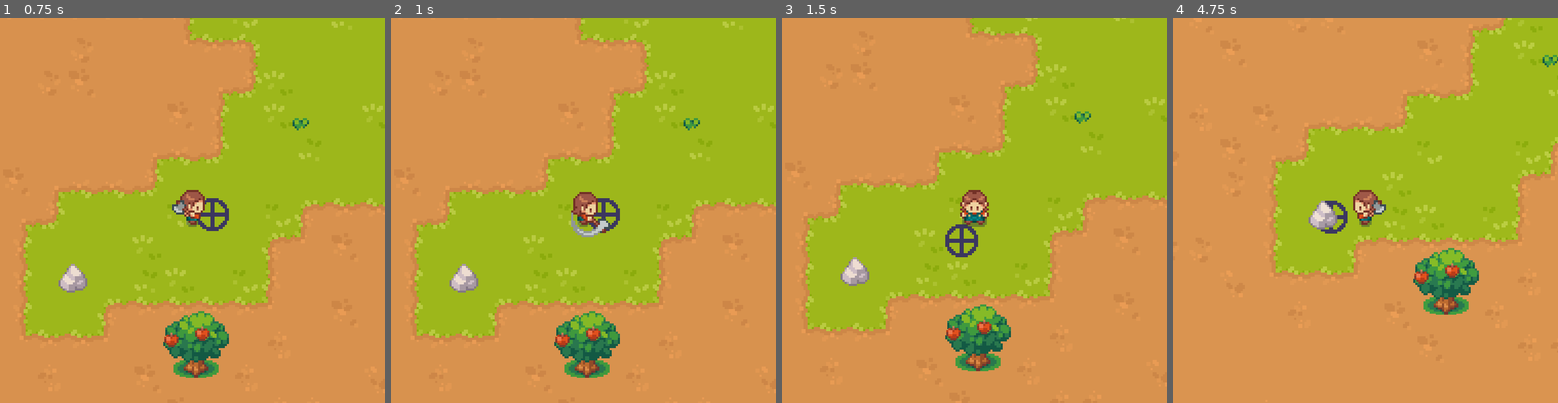
Above: before the commit, frames 1-4 (left to right).
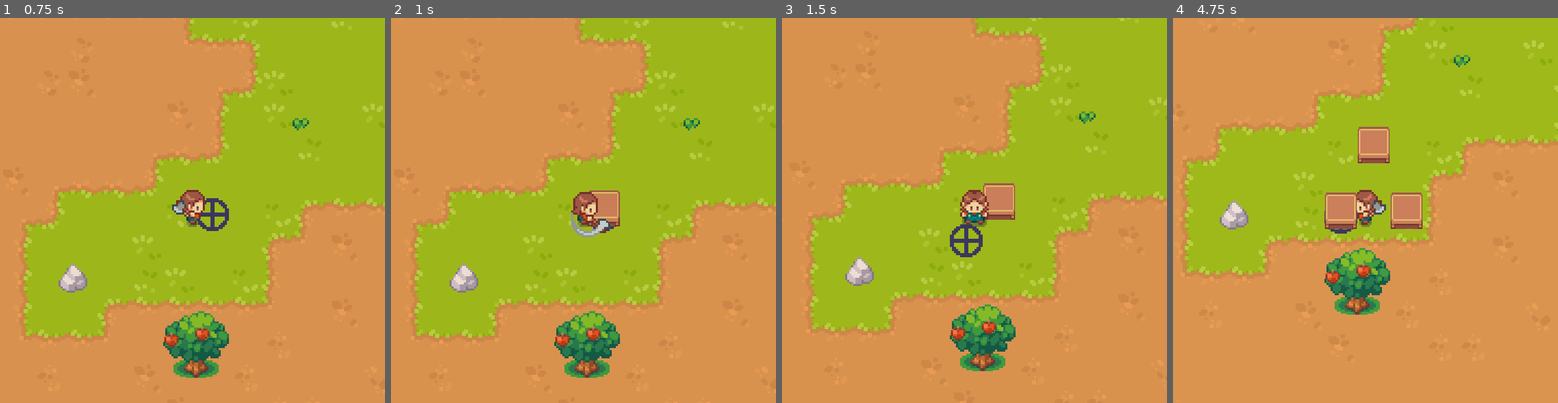
Above: after the commit, the same moments.

Repository: Offshoots/Survival-Game-Test
Game: Godot game, scene res://scenes/levels/level.tscn
Same seed, same stepped clock (60 frames per second), same inputs: the game is played once before the commit and once after it.
Inputs:
- Up to frame 1 (0.75 s): hold D (right) from 0.53 s (still down); tap Space (action) at 0.6 s
- Up to frame 2 (1 s): keep holding D (right); tap B (build, bound only after the commit) at 0.8 s
- Up to frame 3 (1.5 s): release D (right) at 1.28 s; hold S (down) from 1.28 s (still down); tap B (build, bound only after the commit) at 1.35 s
- Up to frame 4 (4.75 s): tap M (build, bound only before the commit) at 1.55, 2.1, 3.8, 4.35 s; release S (down) at 2.03 s; hold D (right) 2.03-2.78 s; tap Space (action) at 2.3, 2.85, 4.55 s; hold C (seed_forward) 2.78-3.53 s; tap B (build, bound only after the commit) at 3.05, 3.6 s; hold A (left) from 3.53 s (still down)

Frame 1 is identical in both runs. In frame 2, 0.5% of the frame differs, in the area x 51-60%, y 44-55%; in frame 3, 7.5%; in frame 4, 31%, in the area x 3-100%, y 0-90%.

Commit message:
1_19_2026_u3
Input Mapped "B" to Build a box.

Next will be to update wood inventory costs to build boxes and Test mob enemy attacks.

Diff:
--- a/global/data.gd
+++ b/global/data.gd
@@ -116,3 +116,17 @@
 	Enum.Tool.FISH: 'Fish',
 	Enum.Tool.SEED: 'Seed',
 	}
+const CRAFT_DATA = {
+	Enum.Craft.BOX: {
+		'texture': "res://graphics/objects/table.png",
+		#'icon_texture': "res://graphics/icons/wood.png",
+		'name':'Box'},
+	Enum.Craft.WALL: {
+		'texture': "res://graphics/objects/table.png",
+		#'icon_texture':"res://graphics/icons/blue.png",
+		'name':'Wall'},
+	Enum.Craft.DOOR: {
+		'texture': "res://graphics/objects/table.png",
+		#'icon_texture': "res://graphics/icons/apple.png",
+		'name':'Door'}
+}
--- a/global/enums.gd
+++ b/global/enums.gd
@@ -4,6 +4,7 @@
 enum State {DEFAULT, FISHING, BUILDING, SHOP}
 enum Tool {AXE, HOE, SWORD, WATER, FISH, SEED}
 enum Machine {SPRINKLER, FISHER, SCARECROW, DELETE}
+enum Craft {BOX, WALL, DOOR}
 enum Seed {TOMATO, CORN, PUMPKIN, WHEAT}
 enum Item {WOOD, APPLE, TOMATO, CORN, WHEAT, PUMPKIN, FISH, STONE}
 enum Shop {MAIN, HAT}
--- a/project.godot
+++ b/project.godot
@@ -121,7 +121,7 @@
 }
 build={
 "deadzone": 0.2,
-"events": [Object(InputEventKey,"resource_local_to_scene":fa …(140 unchanged characters)… d":false,"keycode":0,"physical_keycode":77,"key_label":0,"unicode":109,"location":0,"echo":false,"script":null)
+"events": [Object(InputEventKey,"resource_local_to_scene":fa …(140 unchanged characters)… d":false,"keycode":0,"physical_keycode":66,"key_label":0,"unicode":98,"location":0,"echo":false,"script":null)
 , Object(InputEventJoypadButton,"resource_local_to_scene":false,"resource_name":"","device":-1,"button_index":13,"pressure":0.0,"pressed":true,"script":null)
 ]
 }
--- a/scenes/characters/player.gd
+++ b/scenes/characters/player.gd
@@ -4,6 +4,7 @@
 var last_direction: Vector2
 var speed = 50
 var can_move: bool = true
+var placement_pos : Vector2
 
 @onready var move_state_machine = $Animation/AnimationTree.get("parameters/MoveStateMachine/playback")
 @onready var tool_state_machine = $Animation/AnimationTree.get("parameters/ToolStateMachine/playback")
@@ -55,6 +56,7 @@
 
 
 
+
 func move():
 	direction = Input.get_vector("left","right","up","down")
 	velocity = direction * speed
@@ -88,7 +90,8 @@
 
 
 func tool_use_emit():
-	tool_use.emit(current_tool, position + last_direction * 16 + Vector2(0,4))
+	placement_pos = position + last_direction * 16 + Vector2(0,4)
+	tool_use.emit(current_tool, placement_pos)
 	#print('tool')
 
 
--- a/scenes/levels/level.gd
+++ b/scenes/levels/level.gd
@@ -3,7 +3,9 @@
 var plant_scene = preload("res://scenes/objects/plant.tscn")
 var plant_info_scene = preload("res://scenes/ui/plant_info.tscn")
 var item_info_scene = preload("res://scenes/ui/item_info.tscn")
+var box_scene = preload("res://scenes/objects/box.tscn")
 var used_cells: Array[Vector2i]
+var placement_pos : Vector2
 
 var apple: int
 var wood: int
@@ -21,7 +23,8 @@
 #This physic function was put in the level script just for active frame debuging.
 #However this could be a very cool "Cursor" or "Aim/Reticle" in a different game.
 func _physics_process(_delta: float) -> void:
-	var pos = player.position + player.last_direction * 16 + Vector2(0,4)
+	placement_pos = player.position + player.last_direction * 16 + Vector2(0,4)
+	var pos = placement_pos
 	var grid_coord: Vector2i = Vector2i(int(pos.x / Data.TILE_SIZE) , int(pos.y / Data.TILE_SIZE))
 	grid_coord.x += -1 if pos.x < 0 else 0
 	grid_coord.y += -1 if pos.y < 0 else 0
@@ -43,11 +46,31 @@
 	if Input.is_action_just_pressed("inventory"):
 		$Overlay/CanvasLayer/InventoryContainer.visible = not $Overlay/CanvasLayer/InventoryContainer.visible
 
+	if Input.is_action_just_pressed("build"):
+		#Can use enums to select different builds, but for now build a box
+		var craft = Enum.Craft.BOX
+		build(craft, placement_pos)
+
 	#Monitor the player for any items collected via "Body_entered" interactions with Area2D in other scenes.
 	if player.new_item == true:
 		var item_dropped = player.current_inventory
 		add_inventory(item_dropped)
 		player.new_item = false
+
+func build(craft: Enum.Craft, pos: Vector2):
+	print("build")
+	print(placement_pos)
+	var grid_coord: Vector2i = Vector2i(int(pos.x / Data.TILE_SIZE) , int(pos.y / Data.TILE_SIZE))
+	grid_coord.x += -1 if pos.x < 0 else 0
+	grid_coord.y += -1 if pos.y < 0 else 0
+	if grid_coord not in used_cells:
+		#Need to create a new "Box" scene with collision shape and sprite
+		#preload and Instantiate that box scene
+		var box = box_scene.instantiate()
+		#add_child(box)
+		box.setup(grid_coord, $Objects)
+		used_cells.append(grid_coord)
+
 
 func _on_player_tool_use(tool: Enum.Tool, pos: Vector2) -> void:
 	var grid_coord: Vector2i = Vector2i(int(pos.x / Data.TILE_SIZE) , int(pos.y / Data.TILE_SIZE))
--- /dev/null
+++ b/scenes/objects/box.gd
@@ -0,0 +1,13 @@
+extends StaticBody2D
+
+var coord: Vector2i
+#@export var res: PlantResource
+
+#signal death(coord: Vector2i)
+
+func setup(grid_coord: Vector2i, parent: Node2D):
+	position = grid_coord * Data.TILE_SIZE + Vector2i(8 , 5)
+	parent.add_child(self)
+	coord = grid_coord
+	#res = new_res
+	#$Sprite2D.texture = res.texture
--- /dev/null
+++ b/scenes/objects/box.tscn
@@ -0,0 +1,19 @@
+[gd_scene load_steps=4 format=3 uid="uid://d7sbhj4hgw2c"]
+
+[ext_resource type="Texture2D" uid="uid://b1eeactik3oq3" path="res://graphics/objects/table.png" id="1_2vq68"]
+[ext_resource type="Script" uid="uid://chb14weytumxk" path="res://scenes/objects/box.gd" id="1_tf0hf"]
+
+[sub_resource type="RectangleShape2D" id="RectangleShape2D_tf0hf"]
+size = Vector2(16, 18)
+
+[node name="Box" type="StaticBody2D" groups=["Boxes"]]
+collision_layer = 4
+collision_mask = 0
+script = ExtResource("1_tf0hf")
+
+[node name="Sprite2D" type="Sprite2D" parent="."]
+scale = Vector2(0.6, 0.8)
+texture = ExtResource("1_2vq68")
+
+[node name="CollisionShape2D" type="CollisionShape2D" parent="."]
+shape = SubResource("RectangleShape2D_tf0hf")
Not shown, added: scenes/objects/box.gd.uid
